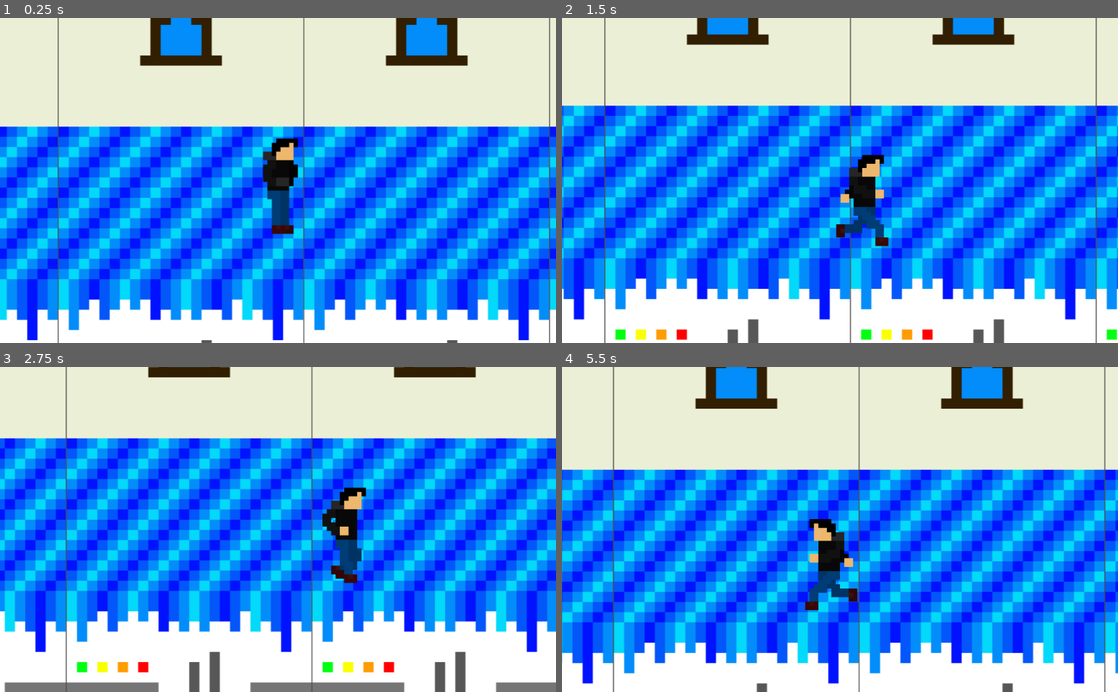
Above: before the commit, frames 1-4 (two rows, left to right).
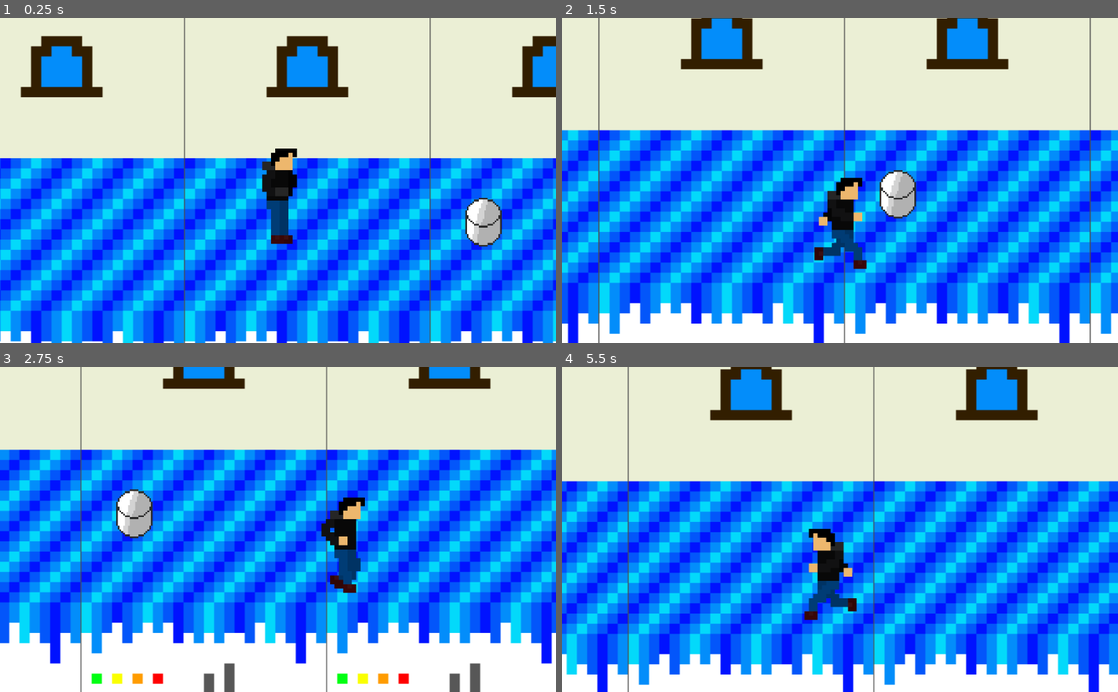
Above: after the commit, the same moments.

Repository: OfirIsakov/ScriptGameRemastered
Game: Godot game, scene res://Main.tscn
The game is run twice, just before and just after one commit, with the same random seed, the same clock (stepped at 60 frames per second) and the same inputs. The project has no main scene, so this scene is started directly.
Inputs:
- Up to frame 1 (0.25 s): no input
- Up to frame 2 (1.5 s): tap Enter at 0.5 s; hold D 0.53-1.28 s; hold S from 1.28 s (still down)
- Up to frame 3 (2.75 s): release S at 2.03 s; hold D from 2.03 s (still down)
- Up to frame 4 (5.5 s): release D at 2.78 s; hold W 2.78-3.53 s; hold A 3.53-5.03 s; hold S from 5.03 s (still down)

The runs differ from the first frame. In frame 1, 68% of the frame differs, in the area x 0-100%, y 0-100%; in frame 2, 62%; in frame 3, 60%; in frame 4, 57%.

Commit message:
the player and obstacles are now drawn in the correct order (the scene has depth)

Diff:
--- a/Main.tscn
+++ b/Main.tscn
@@ -10,8 +10,10 @@
 [ext_resource path="res://running/running_2.png" type="Texture" id=8]
 [ext_resource path="res://running/running_0.png" type="Texture" id=9]
 [ext_resource path="res://Background.png" type="Texture" id=10]
+[ext_resource path="res://pixel art/Obstacle.png" type="Texture" id=11]
 [ext_resource path="res://PlayerAnimation.gd" type="Script" id=12]
 [ext_resource path="res://MainPlayer.gd" type="Script" id=13]
+[ext_resource path="res://Obstacle.gd" type="Script" id=14]
 
 [sub_resource type="RectangleShape2D" id=1]
 extents = Vector2( 5172.68, 295.327 )
@@ -36,11 +38,17 @@
 "speed": 12.0
 } ]
 
+[sub_resource type="CapsuleShape2D" id=5]
+radius = 22.0539
+height = 24.3947
+
 [node name="Main" type="Node2D"]
+position = Vector2( 493.695, 313.563 )
 
 [node name="Wall" type="StaticBody2D" parent="."]
 position = Vector2( 304.717, 355.572 )
 scale = Vector2( 0.586855, 0.586855 )
+z_index = -1000
 
 [node name="CollisionShape2D" type="CollisionShape2D" parent="Wall"]
 position = Vector2( -801.83, -480.526 )
@@ -49,6 +57,7 @@
 [node name="Floor" type="StaticBody2D" parent="."]
 position = Vector2( 304.717, 355.572 )
 scale = Vector2( 0.586855, 0.586855 )
+z_index = -1000
 
 [node name="CollisionShape2D" type="CollisionShape2D" parent="Floor"]
 position = Vector2( -349.698, 580.229 )
@@ -63,22 +72,35 @@
 region_enabled = true
 region_rect = Rect2( 0, 0, 7700, 2048 )
 
-[node name="KinematicBody2D" type="KinematicBody2D" parent="."]
+[node name="Player" type="KinematicBody2D" parent="."]
 script = ExtResource( 13 )
 
-[node name="CollisionShape2D" type="CollisionShape2D" parent="KinematicBody2D"]
-position = Vector2( 636.884, 433.142 )
+[node name="CollisionShape2D" type="CollisionShape2D" parent="Player"]
+position = Vector2( -955.787, 396.042 )
 scale = Vector2( 0.25, 0.25 )
 shape = SubResource( 3 )
 
-[node name="PlayerAnimation" type="AnimatedSprite" parent="KinematicBody2D"]
-position = Vector2( 630.761, 363.832 )
+[node name="PlayerAnimation" type="AnimatedSprite" parent="Player"]
+position = Vector2( -961, 324 )
 scale = Vector2( 0.25, 0.25 )
 frames = SubResource( 4 )
 script = ExtResource( 12 )
 
-[node name="Camera2D" type="Camera2D" parent="KinematicBody2D"]
-position = Vector2( 634.239, 345.312 )
+[node name="Camera2D" type="Camera2D" parent="Player"]
+position = Vector2( -955.781, 287.011 )
 scale = Vector2( 0.25, 0.25 )
 current = true
 smoothing_enabled = true
+
+[node name="Obstacle1" type="KinematicBody2D" parent="."]
+script = ExtResource( 14 )
+
+[node name="CollisionShape2D" type="CollisionShape2D" parent="Obstacle1"]
+position = Vector2( -577.836, 388.119 )
+rotation = 1.5708
+shape = SubResource( 5 )
+
+[node name="Sprite" type="Sprite" parent="Obstacle1"]
+position = Vector2( -575.757, 367.168 )
+scale = Vector2( 0.1, 0.1 )
+texture = ExtResource( 11 )
--- a/MainPlayer.gd
+++ b/MainPlayer.gd
@@ -8,7 +8,10 @@
 
 # Called when the node enters the scene tree for the first time.
 func _ready():
-	pass
+	z_index = position.y + 1000
+
+func _process(delta):
+	z_index = position.y + 1000
 
 # Called every frame. 'delta' is the elapsed time since the previous frame.
 func _physics_process(delta):
--- /dev/null
+++ b/Obstacle.gd
@@ -0,0 +1,16 @@
+extends KinematicBody2D
+
+
+# Declare member variables here. Examples:
+# var a = 2
+# var b = "text"
+
+
+# Called when the node enters the scene tree for the first time.
+func _ready():
+	z_index = position.y + 1000
+
+
+# Called every frame. 'delta' is the elapsed time since the previous frame.
+#func _process(delta):
+#	pass
Not shown: 1 places in Main.tscn that only renumber resources
Not shown, added: pixel art/Background.png.import
Not shown, added: pixel art/E-Wall.png.import
Binary file added: pixel art/Obstacle.png
Not shown, added: pixel art/Obstacle.png.import
Not shown, added: pixel art/Old Background.png.import
Not shown, added: pixel art/Standing.png.import
Not shown, added: pixel art/Obstacle.piskel
